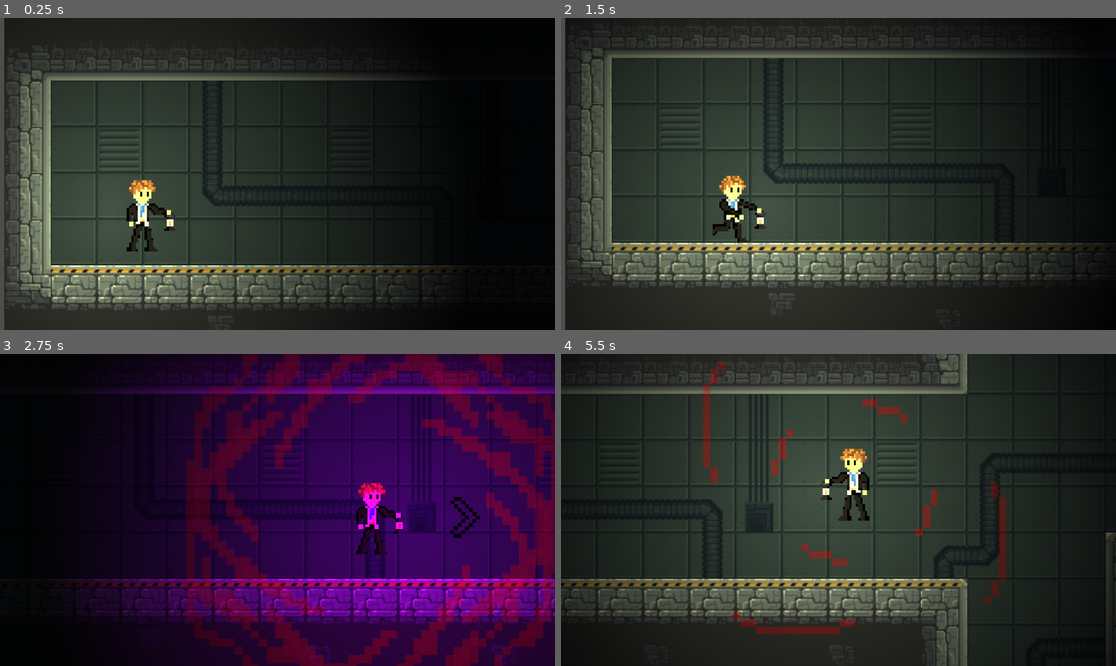
Above: before the commit, frames 1-4 (two rows, left to right).
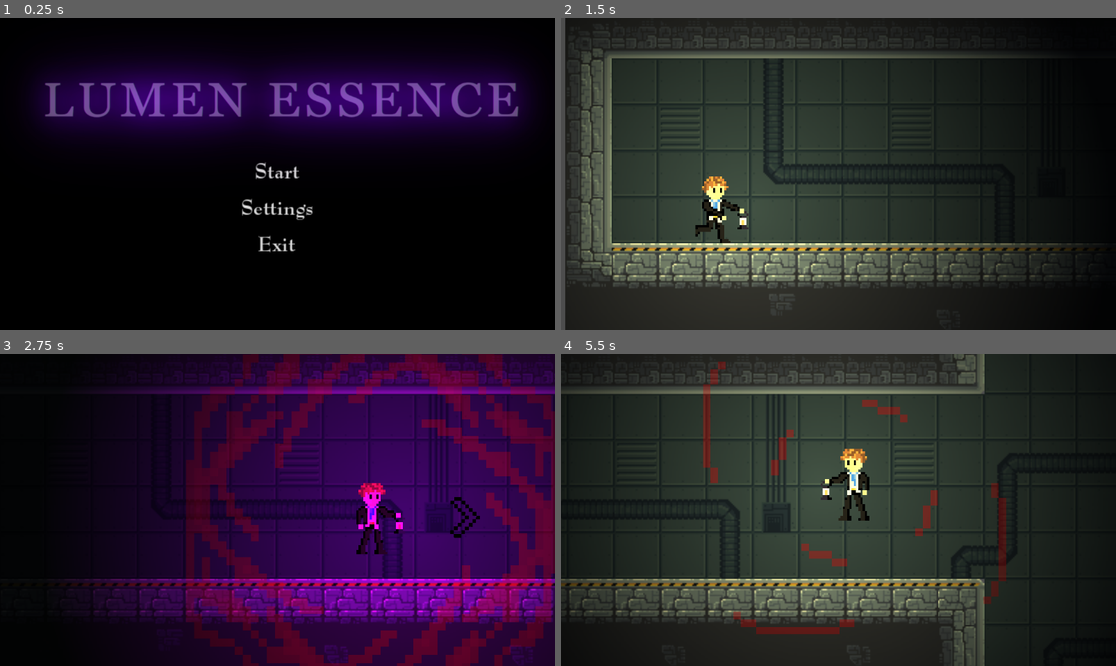
Above: after the commit, the same moments.

Repository: Joogensen/Lumen-Essense
Game: Godot game, scene res://Scenes/start_menu.tscn
Two runs of this game, one before a commit and one after it. Both use one fixed random seed, a clock stepped at 60 frames per second and the inputs below. Before the commit the project starts from res://Scenes/main.tscn.
Inputs (mouse positions are in pixels of both pictures, inside the frame that each line leads up to):
- Up to frame 1 (0.25 s): no input
- Up to frame 2 (1.5 s): click (838, 170) at 0.5 s, where only the run after the commit has a clickable "Start"; hold Right (right) from 1.28 s (still down); hold E (light_switch) from 1.28 s (still down)
- Up to frame 3 (2.75 s): keep holding Right (right); tap Space (jump) at 1.52, 2.27 s; release E (light_switch) at 2.03 s; tap C (change_light_color) at 2.1 s; tap E (light_switch) at 2.3 s
- Up to frame 4 (5.5 s): release Right (right) at 2.78 s; hold Left (left) 2.78-3.53 s; hold E (light_switch) 2.78-3.53 s; hold Right (right) 3.53-5.03 s; tap E (light_switch) at 3.6, 4.55, 5.1 s; tap Space (jump) at 3.77, 4.52, 5.27 s; hold C (change_light_color) 4.28-5.03 s; hold Left (left) from 5.03 s (still down)

The runs differ from the first frame. In frame 1, 70% of the frame differs, in the area x 0-96%, y 0-100%; in frame 2, 3.9%; in frame 3, 5.5%; in frame 4, 7.1%.

Commit message:
Bug Fixes
Fixed heartbeat, paranoia flicker, and death screen flicker. Everything should run pretty smooth now

Diff:
--- a/Scenes/main.tscn
+++ b/Scenes/main.tscn
@@ -11,7 +11,6 @@
 [ext_resource type="AudioStream" uid="uid://dcujgasubb0hk" path="res://Audio/uv_light_audio.wav" id="8_jmcfj"]
 [ext_resource type="AudioStream" uid="uid://3oc4rckx6t7c" path="res://Audio/switch_audio.mp3" id="9_sig01"]
 [ext_resource type="PackedScene" uid="uid://c13ceq0624wy8" path="res://Scenes/LightSwitch.tscn" id="10_as27t"]
-[ext_resource type="AudioStream" uid="uid://3o3h1kmejy17" path="res://Audio/heartbeat-deep.mp3" id="10_m6rai"]
 [ext_resource type="Texture2D" uid="uid://ck815alpf0cdq" path="res://Foozle_2DT0001_Science_Fiction_Labs_Tileset/Tileset/level_tileset.png" id="11_xccnf"]
 [ext_resource type="PackedScene" uid="uid://b0kvtlx4ugufk" path="res://Scenes/uv_platform.tscn" id="15_o10mp"]
 [ext_resource type="AudioStream" uid="uid://c1sa2ye4vpw06" path="res://Audio/eerie-ambient-10-205803.mp3" id="15_oyisi"]
@@ -166,7 +165,7 @@
 canvas_modulate_node = NodePath("../CanvasModulate")
 
 [node name="Player" parent="." node_paths=PackedStringArray("canvas_modulate_node", "light_switch") instance=ExtResource("1_ahjb2")]
-position = Vector2(107, 1012)
+position = Vector2(95, 1010)
 canvas_modulate_node = NodePath("../CanvasModulate")
 light_switch = NodePath("../LightSwitch")
 metadata/_edit_group_ = true
@@ -215,10 +214,6 @@
 [node name="normal_light_audio" type="AudioStreamPlayer2D" parent="Player/PointLight2D"]
 stream = ExtResource("7_wj515")
 
-[node name="Heartbeat" type="AudioStreamPlayer2D" parent="Player/PointLight2D"]
-stream = ExtResource("10_m6rai")
-volume_db = 1.0
-
 [node name="Spikes" type="Area2D" parent="." groups=["Death"]]
 position = Vector2(1625, 565)
 script = ExtResource("5_v8i7n")
--- /dev/null
+++ b/Scripts/GameState.gd
@@ -0,0 +1,3 @@
+extends Node
+
+var is_player_dead := false
--- a/Scripts/death_screen.gd
+++ b/Scripts/death_screen.gd
@@ -1,15 +1,13 @@
 extends CanvasLayer
 
 
-# Called when the node enters the scene tree for the first time.
 func _ready() -> void:
 	hide()
 
-
-# Called every frame. 'delta' is the elapsed time since the previous frame.
 func _process(_delta: float) -> void:
 	pass
 
 func start_animation():
 	show()
+	$ColorRect.modulate.a = 0.0
 	$AnimationPlayer.play("death")
--- a/Scripts/playerController.gd
+++ b/Scripts/playerController.gd
@@ -1,7 +1,6 @@
 extends CharacterBody2D
 
 @export var orbit_radius: float = 64.0
-
 @export var canvas_modulate_node: CanvasModulate
 @export var light_switch: Area2D
 @export var walk_speed = 150.0
@@ -21,37 +20,34 @@
 @onready var animated_sprite = $ParanoiaAnimationPlayer
 @onready var footstep: AudioStreamPlayer2D = $PlayerAudios/Footstep
 @onready var heartbeat: AudioStreamPlayer2D = $PlayerAudios/Heartbeat
-@onready var heartbeat_2: AudioStreamPlayer2D = $PlayerAudios/Heartbeat2
-@onready var heartbeat_3: AudioStreamPlayer2D = $PlayerAudios/Heartbeat3
-@onready var heartbeat_4: AudioStreamPlayer2D = $PlayerAudios/Heartbeat4
 @onready var dead_audio: AudioStreamPlayer2D = $PlayerAudios/DeadAudio
 @onready var pickup_audio: AudioStreamPlayer2D = $PlayerAudios/PickupAudio
 @onready var death_screen: CanvasLayer = $DeathScreen
 @onready var pause_menu: Control = $CanvasLayer/PauseMenu
 
-
-
-
 const PUSH_FORCE = 18.0
 const MIN_PUSH_FORCE = 10.0
-var checker =true
-var gate0 = true
-var gate1 = true
-var gate2 = true
-var gate3 = true
-var gate4 = true
-
+var was_paranoia_zero = true
+
+# Heartbeat scaling parameters
+var base_heartbeat_pitch = 1.0
+var max_heartbeat_pitch = 1.8
+var base_heartbeat_volume_db = -30.0
+var max_heartbeat_volume_db = -6.0
 
 func _ready():
+	paranoia = 0
+	paranoia_sprite.visible = false
+	animated_sprite.stop()
+
+
 	for fuel in get_tree().get_nodes_in_group("lantern_fuel"):
 		if fuel.has_signal("collected"):
 			fuel.collected.connect(_on_fuel_collected)
 
 	var uv = get_tree().root.get_node("Main/Player/PointLight2D")
-
-	# Ensure the UV node exists and has the signal before connecting
 	if uv and uv.has_signal("uv_active"):
-		uv.uv_active.connect(_on_PointLight2D_uv_active)  # Connect the signal
+		uv.uv_active.connect(_on_PointLight2D_uv_active)
 
 func _process(delta):
 	if is_dead: return
@@ -60,48 +56,17 @@
 	if light.visible:
 		paranoia_check(delta)
 		update_paranoia_animation(delta)
+
+		print("Paranoia:", paranoia)
+
+		if paranoia >= 5.0 and !is_dead:
+			die()
 	else:
 		paranoia = 0
 		paranoia_sprite.visible = false
 
-	#some of the worst code ever written, resvise later, it does work...
-	#works by setting up gates so that it only calls once
-	if paranoia >= 5.0 and !is_dead:
-		die()
-	if paranoia == 0:
-		checker = true
-		gate1 = true
-		if gate0:
-			_stop_heartbeats()
-			gate0=false
-	if(paranoia>0 &&paranoia<=2 && gate1):
-		gate1 = false
-		checker=true
-		gate2=true
-		gate0=true
-	if(paranoia>2 && paranoia<=3 && gate2):
-		gate2 = false
-		checker = true
-		gate3=true
-		gate1=true
-	if(paranoia>3 && paranoia <=4 && gate3):
-		gate3 = false
-		checker = true
-		gate4=true
-		gate2=true
-	if(paranoia>4 && gate4):
-		gate4 = false
-		checker = true
-		gate3=true
-	if paranoia >0:
-		if checker:
-			_play_paranoia_audio()
-			checker = false
-
-
-func _on_fuel_collected():
-	light.refuel(50)
-	pickup_audio.play()
+	update_heartbeat_audio()
+
 
 func _physics_process(delta: float) -> void:
 	if !can_move: return
@@ -121,6 +86,7 @@
 		$PointLight2D.position.x = abs($PointLight2D.position.x) * (-1 if direction < 0 else 1)
 	else:
 		velocity.x = move_toward(velocity.x, 0, walk_speed * deceleration)
+
 	if is_on_floor():
 		if direction:
 			walk_animation_player.play("walk")
@@ -137,112 +103,105 @@
 			c.get_collider().apply_central_impulse(-c.get_normal() * ((PUSH_FORCE * velocity.length() / walk_speed) + MIN_PUSH_FORCE))
 
 	if $Arrow.visible and light_switch:
-		$Arrow.visible = true
 		var arrow_direction = light_switch.global_position - global_position
-		# Position the arrow on the circle
 		$Arrow.position = arrow_direction.normalized() * orbit_radius
-
-		# Rotate arrow so its "up" aligns with direction
-		$Arrow.rotation = arrow_direction.angle() - deg_to_rad(0)
-
-		# Hide arrow if close enough
+		$Arrow.rotation = arrow_direction.angle()
 		if arrow_direction.length() < 100.0:
 			$Arrow.visible = false
-
-
-func _play_paranoia_audio():
-
-	if(paranoia>0 &&paranoia<=1.5):
-		_stop_heartbeats()
-		_play_heartbeat1_audio()
-	if(paranoia>1.5 && paranoia<=2.5):
-		_stop_heartbeats()
-		_play_heartbeat2_audio()
-	if(paranoia>2.5 && paranoia <=3.5):
-		_stop_heartbeats()
-		_play_heartbeat3_audio()
-	if(paranoia>3.5&& paranoia <5):
-		_stop_heartbeats()
-		_play_heartbeat4_audio()
-
-
-
-
-func _stop_heartbeats():
-	if (heartbeat.playing ==true):
-		heartbeat.stop()
-	if (heartbeat_2.playing ==true):
-		heartbeat_2.stop()
-	if (heartbeat_3.playing ==true):
-		heartbeat_3.stop()
-	if (heartbeat_4.playing ==true):
-		heartbeat_4.stop()
-func _play_heartbeat1_audio():
-	heartbeat.play()
-func _play_heartbeat2_audio():
-	heartbeat_2.play()
-func _play_heartbeat3_audio():
-	heartbeat_3.play()
-func _play_heartbeat4_audio():
-	heartbeat_4.play()
-
-func _play_footstep_audio():
-	footstep.pitch_scale = randf_range(.8,1.2)
-	footstep.play()
-func die():
-	is_dead = true
-	pause_menu.accepting_input = false
-	print("Player has died!")
-	_stop_heartbeats()
-	if not(dead_audio.playing):
-		dead_audio.play()
-	hide()
-	disable_input()
-	death_screen.start_animation()
-	await get_tree().create_timer(5.0).timeout
-	get_tree().reload_current_scene()
-	#enable_input()
-
-
-func disable_input():
-	can_move = false
-
-func enable_input():
-	can_move = true
+		else:
+			$Arrow.visible = true
 
 func paranoia_check(delta):
 	if is_dead or not light.visible: return
 
-	paranoia = max(0, paranoia - paranoia_roi * delta) if $PointLight2D.is_lit and $PointLight2D.is_normal_mode else min(5, paranoia + paranoia_roi * delta)
-	print("Paranoia:", paranoia)
-
-var was_paranoia_zero = true
+	if $PointLight2D.is_lit and $PointLight2D.is_normal_mode:
+		paranoia = max(0, paranoia - paranoia_roi * delta)
+	else:
+		paranoia = min(5, paranoia + paranoia_roi * delta)
+
+func update_heartbeat_audio():
+	if paranoia > 0:
+		if !heartbeat.playing:
+			heartbeat.play()
+
+		var pitch = lerp(base_heartbeat_pitch, max_heartbeat_pitch, paranoia / 5.0)
+		heartbeat.pitch_scale = pitch
+
+		var volume_db = lerp(base_heartbeat_volume_db, max_heartbeat_volume_db, paranoia / 5.0)
+		heartbeat.volume_db = volume_db
+	else:
+		if heartbeat.playing:
+			heartbeat.stop()
 
 func update_paranoia_animation(delta):
 	if paranoia == 0:
-		animated_sprite.stop()  # Stop the paranoia animation
-		paranoia_sprite.visible = false  # Hide the paranoia sprite
+		animated_sprite.stop()
+		paranoia_sprite.visible = false
 		was_paranoia_zero = true
 		return
 
 	if was_paranoia_zero and paranoia > 0:
-		paranoia_sprite.visible = true  # Make the paranoia effect visible
+		paranoia_sprite.visible = true
 		animated_sprite.play("Paranoia")
 		was_paranoia_zero = false
 
 	if not animated_sprite.is_playing():
 		animated_sprite.play()
 
-	# Smooth speed scaling based on paranoia
 	var min_fps = 10.0
 	var max_fps = 24.0
 	var paranoia_factor = pow(paranoia / 5.0, 1.2)
 	var target_fps = min_fps + paranoia_factor * (max_fps - min_fps)
 	animated_sprite.speed_scale = target_fps / min_fps
 
-	# Apply transformations to paranoia_sprite, NOT animated_sprite
 	paranoia_sprite.scale = paranoia_sprite.scale.lerp(Vector2(6.0 - paranoia_factor * 5.0, 6.0 - paranoia_factor * 5.0), delta * 15.0)
 	paranoia_sprite.modulate = paranoia_sprite.modulate.lerp(Color(1.0, 0.0, 0.0, 0.2 + paranoia_factor * 0.8), delta * 15.0)
 
+func _on_fuel_collected():
+	light.refuel(50)
+	pickup_audio.play()
+
+func die():
+	is_dead = true
+	paranoia = 0
+	GameState.is_player_dead = true
+
+	pause_menu.accepting_input = false
+	print("Player has died!")
+
+	stop_all_sfx_except_death()
+
+	if not dead_audio.playing:
+		dead_audio.play()
+
+	hide()
+	disable_input()
+
+	await get_tree().process_frame
+	death_screen.start_animation()
+
+	await get_tree().create_timer(3.0).timeout
+	get_tree().reload_current_scene()
+
+
+
+func disable_input():
+	can_move = false
+
+func enable_input():
+	can_move = true
+
 func _on_PointLight2D_uv_active(is_uv_active: bool) -> void:
 	$Arrow.visible = is_uv_active
+
+func _play_footstep_audio():
+	footstep.pitch_scale = randf_range(0.8, 1.2)
+	footstep.play()
+
+func stop_all_sfx_except_death():
+	if heartbeat.playing:
+		heartbeat.stop()
+	if footstep.playing:
+		footstep.stop()
+	if pickup_audio.playing:
+		pickup_audio.stop()
--- a/Scripts/point_light_2d_2.gd
+++ b/Scripts/point_light_2d_2.gd
@@ -3,6 +3,7 @@
 @export var current_fuel = 100.0
 var fuel_burn_rate = 1.0
 var is_lit = true
+
 
 @export var canvas_modulate_node: CanvasModulate  # Reference to main light modulate
 
@@ -13,8 +14,6 @@
 @onready var switch_light_audio: AudioStreamPlayer2D = $switch_light_audio
 @onready var uv_light_audio: AudioStreamPlayer2D = $uv_light_audio
 @onready var normal_light_audio: AudioStreamPlayer2D = $normal_light_audio
-@onready var heartbeat: AudioStreamPlayer2D = $Heartbeat
-
 
 
 signal uv_active
@@ -36,7 +35,10 @@
 	add_child(flicker_timer)
 
 	self.color = light_colors[current_color_index]
-	_play_normal_light_audio()
+
+	if !GameState.is_player_dead:
+		_play_normal_light_audio()
+
 
 func _on_battery_collected():
 	refuel(50)  # Increase fuel when a battery is collected
@@ -112,12 +114,20 @@
 		_play_uv_light_audio()
 		#Player._play_paranoia_audio() #calls player function to play paranoia
 
+
+func _play_normal_light_audio():
+	if GameState.is_player_dead:
+		return
+	normal_light_audio.play()
+
 func _play_uv_light_audio():
+	if GameState.is_player_dead:
+		return
 	uv_light_audio.play()
-func _play_normal_light_audio():
-	normal_light_audio.play()
+
 func _play_switch_light_audio():
+	if GameState.is_player_dead:
+		return
 	switch_light_audio.play()
 	uv_light_audio.stop()
 	normal_light_audio.stop()
-	heartbeat.stop()
--- a/Scripts/start_menu.gd
+++ b/Scripts/start_menu.gd
@@ -1,5 +1,4 @@
 extends Control
-
 
 # Called when the node enters the scene tree for the first time.
 func _ready() -> void:
--- a/project.godot
+++ b/project.godot
@@ -11,8 +11,12 @@
 [application]
 
 config/name="LumenEssence"
-run/main_scene="res://Scenes/main.tscn"
+run/main_scene="res://Scenes/start_menu.tscn"
 config/features=PackedStringArray("4.3", "Forward Plus")
+
+[autoload]
+
+GameState="*res://Scripts/GameState.gd"
 
 [editor_plugins]
 
Not shown: 1 places in Scenes/main.tscn that only renumber resources
